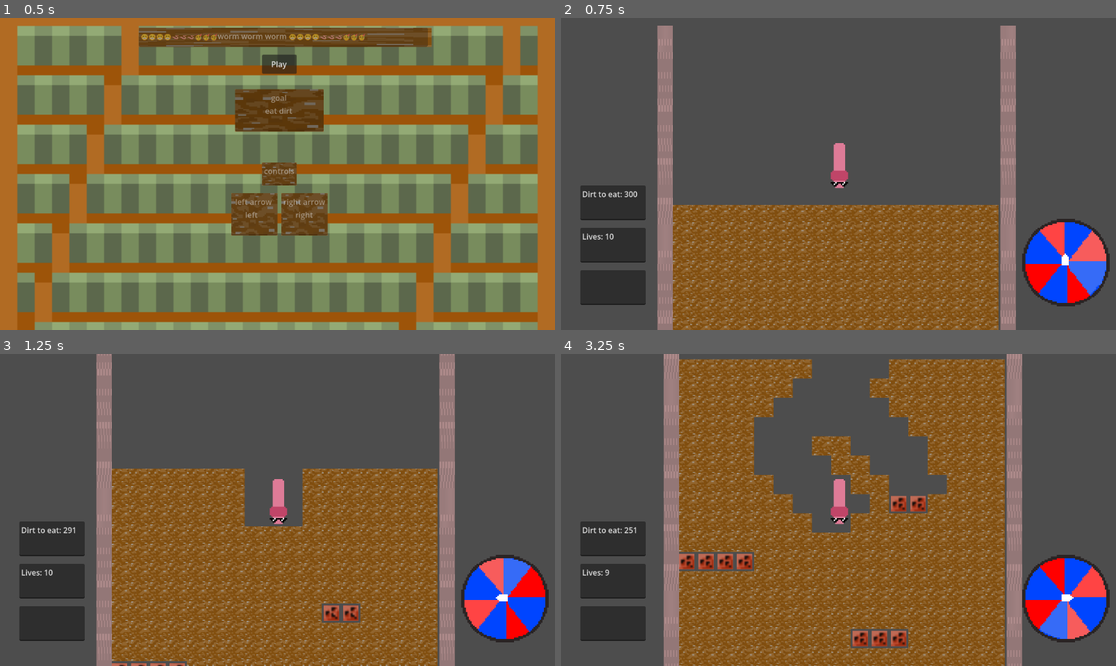
Above: before the commit, frames 1-4 (two rows, left to right).
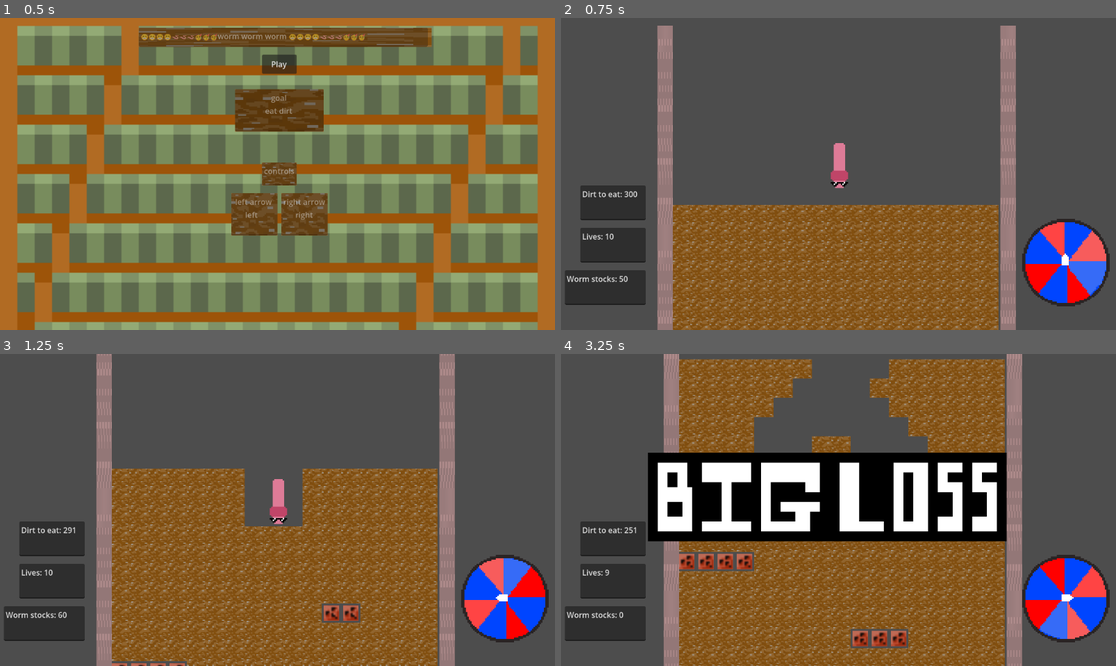
Above: after the commit, the same moments.

Repository: 24330/WORM-WORM-WORM
Game: Godot game, scene res://Menu.tscn
Two runs of this game, one before a commit and one after it. Both use one fixed random seed, a clock stepped at 60 frames per second and the inputs below.
Inputs:
- Up to frame 1 (0.5 s): no input
- Up to frame 2 (0.75 s): click "Play" at 0.5 s
- Up to frame 3 (1.25 s): no input
- Up to frame 4 (3.25 s): hold Right (ui_right) 1.28-2.03 s; tap S (STOCKS) at 1.35, 2.1, 2.85 s; hold Left (ui_left) 2.03-2.78 s; hold Right (ui_right) from 2.78 s (still down)

Frame 1 is identical in both runs. In frame 2, 0.4% of the frame differs, in the area x 0-13%, y 80-92%; in frame 3, 0.4%; in frame 4, 19%, in the area x 0-81%, y 31-92%.
Error before the commit: Parse Error: Expected indented block after "if" block. (res://worm_stocks.gd:10)

Commit message:
gambling works now

Diff:
--- /dev/null
+++ b/big_loss.gd
@@ -0,0 +1,12 @@
+extends AnimatedSprite2D
+@onready var animated_sprite_2D = $"."
+
+# Called when the node enters the scene tree for the first time.
+func _ready() -> void:
+	hide()
+	animated_sprite_2D.play("default")
+
+
+# Called every frame. 'delta' is the elapsed time since the previous frame.
+func _process(delta: float) -> void:
+	pass
--- /dev/null
+++ b/big_win.gd
@@ -0,0 +1,24 @@
+extends AnimatedSprite2D
+@onready var animated_sprite_2D = $"."
+
+# Called when the node enters the scene tree for the first time.
+func _ready() -> void:
+	hide()
+	animated_sprite_2D.play("default")
+
+
+# Called every frame. 'delta' is the elapsed time since the previous frame.
+func _process(delta: float) -> void:
+	if Input.is_action_just_pressed("STOCKS"):
+		if randf() < 0.5:
+			show()
+			GlobalDirt.worm_stocks /= 2
+			animated_sprite_2D.play("BIG LOSS")
+			await get_tree().create_timer(2).timeout
+			hide()
+		else:
+			show()
+			GlobalDirt.worm_stocks *= 2
+			animated_sprite_2D.play("BIG WIN")
+			await get_tree().create_timer(2).timeout
+			hide()
--- a/main_Scene.tscn
+++ b/main_Scene.tscn
@@ -9,9 +9,12 @@
 [ext_resource type="Script" uid="uid://cvvo7jqavcmyd" path="res://lives.gd" id="6_tflyj"]
 [ext_resource type="Texture2D" uid="uid://c4d4efmffids4" path="res://evil_thing.png" id="7_vifsq"]
 [ext_resource type="Texture2D" uid="uid://ctfryryi2qgtc" path="res://wall or something idk.png" id="8_vifsq"]
+[ext_resource type="Texture2D" uid="uid://u83swpfm07e8" path="res://BIG WIN.png" id="9_6nrkb"]
 [ext_resource type="Script" uid="uid://vooqb71nrpal" path="res://back_to_top.gd" id="9_q3fp0"]
 [ext_resource type="Texture2D" uid="uid://mw2c81dh25py" path="res://backtotop.png" id="10_4qivu"]
+[ext_resource type="Script" uid="uid://cvuyh484na35o" path="res://big_win.gd" id="10_jkvpn"]
 [ext_resource type="Texture2D" uid="uid://calh2nxtpwux8" path="res://GAMBLE2.png" id="11_4qivu"]
+[ext_resource type="Texture2D" uid="uid://d3mr12dly675y" path="res://BIG_LOSS.png" id="11_dwv6u"]
 [ext_resource type="Script" uid="uid://bm17ttermsp8p" path="res://gambling_man.gd" id="12_b73lq"]
 
 [sub_resource type="RectangleShape2D" id="RectangleShape2D_ubiuv"]
@@ -53,6 +56,47 @@
 }],
 "loop": true,
 "name": &"default",
+"speed": 5.0
+}]
+
+[sub_resource type="AtlasTexture" id="AtlasTexture_n5tbt"]
+atlas = ExtResource("11_dwv6u")
+region = Rect2(0, 0, 1120, 560)
+
+[sub_resource type="AtlasTexture" id="AtlasTexture_airpx"]
+atlas = ExtResource("11_dwv6u")
+region = Rect2(0, 1120, 1120, 560)
+
+[sub_resource type="AtlasTexture" id="AtlasTexture_inu5y"]
+atlas = ExtResource("9_6nrkb")
+region = Rect2(0, 0, 1120, 560)
+
+[sub_resource type="AtlasTexture" id="AtlasTexture_s532v"]
+atlas = ExtResource("9_6nrkb")
+region = Rect2(0, 1120, 1120, 560)
+
+[sub_resource type="SpriteFrames" id="SpriteFrames_n5tbt"]
+animations = [{
+"frames": [{
+"duration": 1.0,
+"texture": SubResource("AtlasTexture_n5tbt")
+}, {
+"duration": 1.0,
+"texture": SubResource("AtlasTexture_airpx")
+}],
+"loop": true,
+"name": &"BIG LOSS",
+"speed": 5.0
+}, {
+"frames": [{
+"duration": 1.0,
+"texture": SubResource("AtlasTexture_inu5y")
+}, {
+"duration": 1.0,
+"texture": SubResource("AtlasTexture_s532v")
+}],
+"loop": true,
+"name": &"BIG WIN",
 "speed": 5.0
 }]
 
@@ -1676,14 +1720,14 @@
 script = ExtResource("6_tflyj")
 
 [node name="Worm stocks" type="TextEdit" parent="Playa" unique_id=586175413]
-offset_left = -536.0
+offset_left = -568.0
 offset_top = 200.0
 offset_right = -400.0
 offset_bottom = 272.0
 script = ExtResource("6_b73lq")
 
 [node name="Timer" type="Timer" parent="Playa/Worm stocks" unique_id=1083044484]
-wait_time = 0.517
+wait_time = 0.3
 autostart = true
 
 [node name="Gambling man" type="AnimatedSprite2D" parent="Playa" unique_id=1830903876]
@@ -1692,6 +1736,14 @@
 scale = Vector2(0.16447368, 0.16447368)
 sprite_frames = SubResource("SpriteFrames_inu5y")
 script = ExtResource("12_b73lq")
+
+[node name="BIG WIN" type="AnimatedSprite2D" parent="Playa" unique_id=1633336811]
+z_index = 6
+position = Vector2(-8, 24)
+scale = Vector2(0.7285714, 0.7285714)
+sprite_frames = SubResource("SpriteFrames_n5tbt")
+animation = &"BIG WIN"
+script = ExtResource("10_jkvpn")
 
 [node name="Enemy" type="Node2D" parent="." unique_id=1839517401]
 
--- a/worm_stocks.gd
+++ b/worm_stocks.gd
@@ -8,11 +8,13 @@
 func _process(delta: float) -> void:
 	text = "Worm stocks: " + str(GlobalDirt.worm_stocks)
 	if Input.is_action_just_pressed("STOCKS"):
+		GlobalDirt.worm_stocks -= 50
 
-
+	if GlobalDirt.worm_stocks < 0:
+		GlobalDirt.worm_stocks = 0
 
 func _on_timer_timeout() -> void:
-	if randf() < 0.5:
-		GlobalDirt.worm_stocks += 10
+	if randf() < 0.55:
+		GlobalDirt.worm_stocks += 20
 	else:
 		GlobalDirt.worm_stocks -= 10
Binary file added: BIG WIN.png
Not shown, added: BIG WIN.png.import
Binary file added: BIG_LOSS.png
Not shown, added: BIG_LOSS.png.import
Not shown, added: big_loss.gd.uid
Not shown, added: big_win.gd.uid
Binary file added: worm game/BIG WIN.png
Not shown, added: worm game/BIG WIN.png.import
Binary file added: worm game/BIG_LOSS.png
Not shown, added: worm game/BIG_LOSS.png.import
